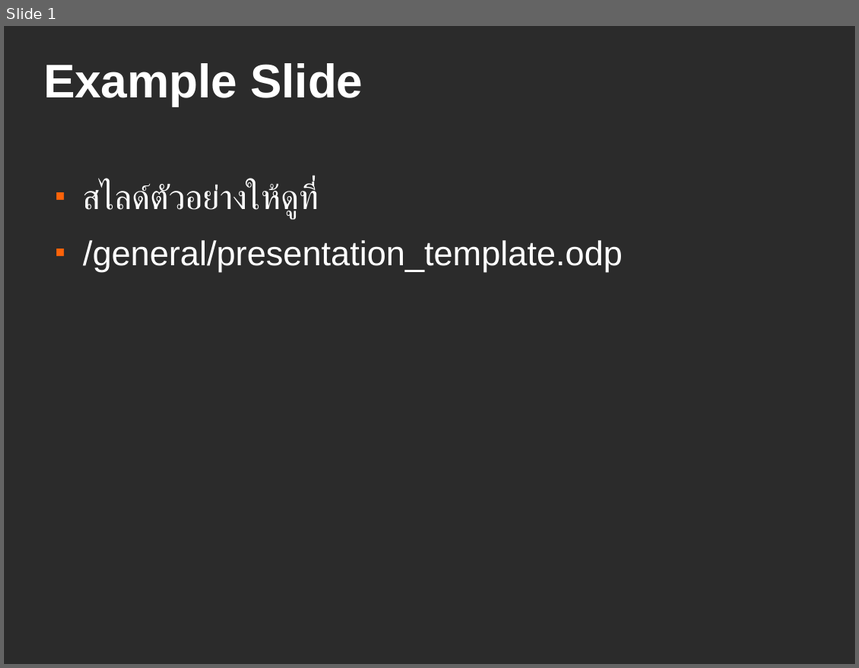
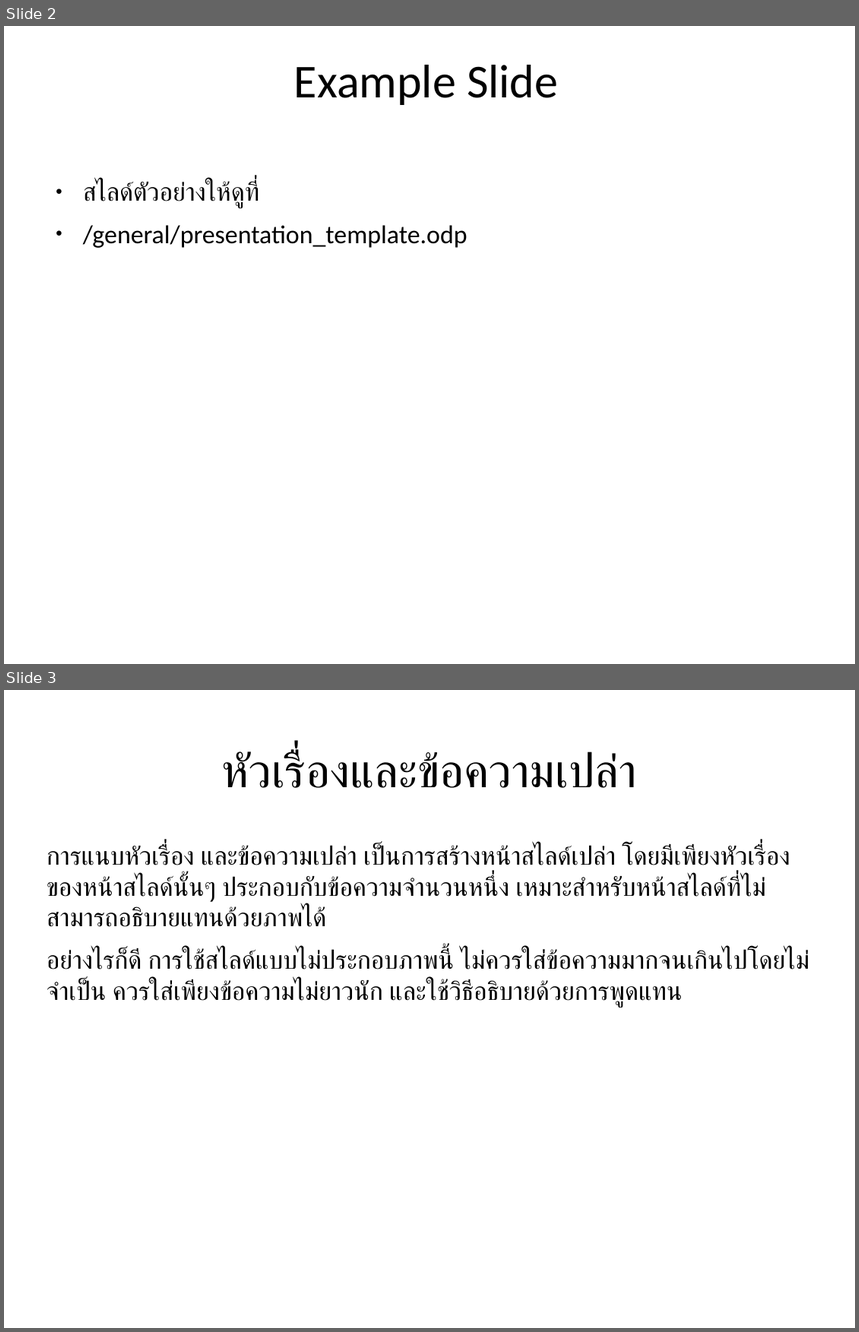
Before and after one commit to anoochit/oss-training-material, a slide deck: general/presentation_template.odp. Shown one above the other, each under a label of ours: slide 1 before the commit, slides 2 and 3 after it. The pictures are 859x668 and 859x1332 pixels, drawn with LibreOffice and Linux fonts; fonts in the diff are those of the drawing; background and template pictures are left out; a plain dark background stands for a picture behind light text. Boxes give left, top, right and bottom in pixels: in the first picture for what was removed or moved away, otherwise in the second. Text is boxed around its words. In the diff, an @@ line names an element or a change of style, - is before the commit and + after.

Commit message:
update example presentation

```diff
--- a/general/presentation_template.odp
+++ b/general/presentation_template.odp
@@ slide 3 added at <box>4,690,855,1328</box>, background #FFFFFF @@
@@ title added at <box>222,751,638,788</box>, 44 pt, text #000000 @@
+หัวเรื่องและข้อความเปล่า
@@ text added at <box>47,845,810,1008</box>, 24 pt, text #000000 @@
+การแนบหัวเรื่อง และข้อความเปล่า เป็นการสร้างหน้าสไลด์เปล่า โดยมีเพียงหัวเรื่องของหน้าสไลด์นั้นๆ ประกอบกับข้อความจำนวนหนึ่ง เหมาะสำหรับหน้าสไลด์ที่ไม่สามารถอธิบายแทนด้วยภาพได้
+อย่างไรก็ดี การใช้สไลด์แบบไม่ประกอบภาพนี้ ไม่ควรใส่ข้อความมากจนเกินไปโดยไม่จำเป็น ควรใส่เพียงข้อความไม่ยาวนัก และใช้วิธีอธิบายด้วยการพูดแทน
@@ what was slide 1 is now slide 2 @@
@@ slide 2 changed as well @@
@@ background picture (left out) to #FFFFFF @@
@@ title "Example Slide" at <box>294,65,558,105</box>: font Arial to Calibri, text colour #FFFFFF to #000000, bold off; alignment left to centre @@
@@ text "สไลด์ตัวอย่างให้ดูที่" at <box>83,181,468,248</box>: size 32 to 24 pt, font Arial to Calibri, text colour #FFFFFF to #000000; bullet ■ to ●; less space between paragraphs; bullet colour #FF6309 to #000000 @@
```
Also in this commit, not shown: 3 other slides added.
